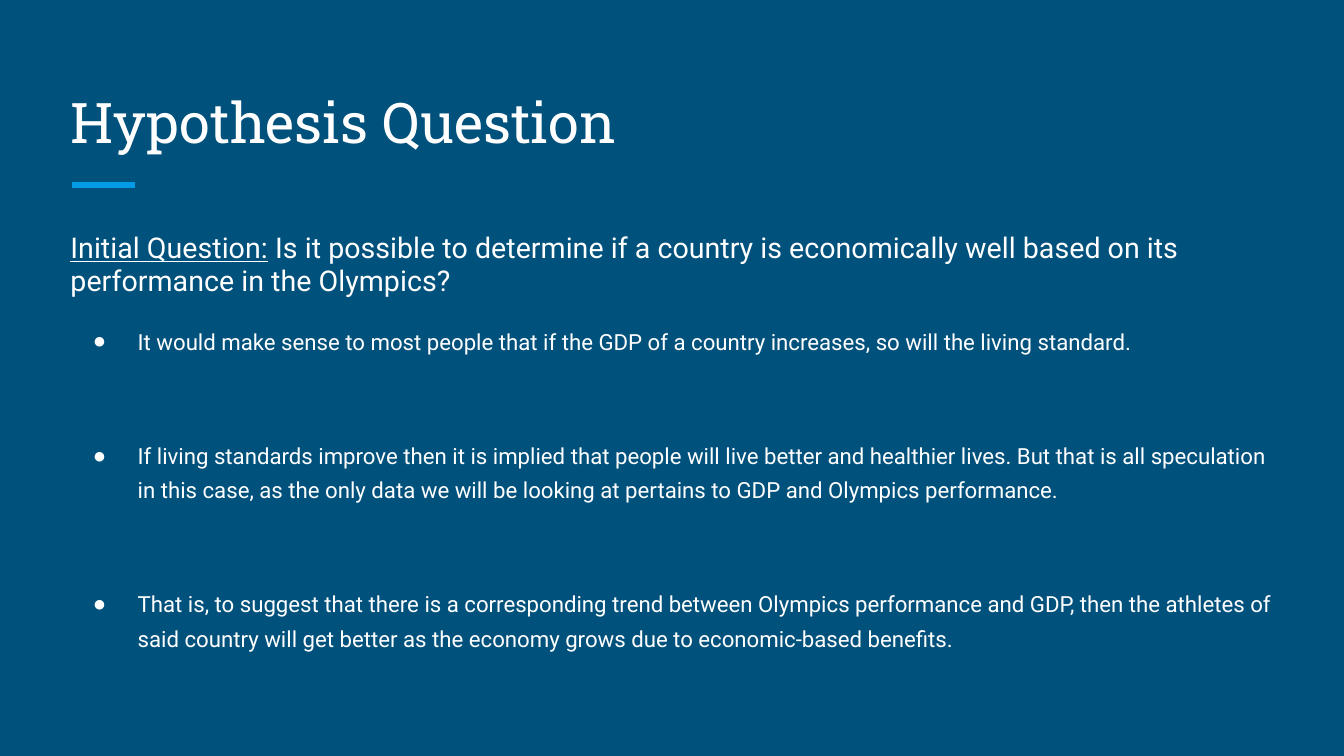
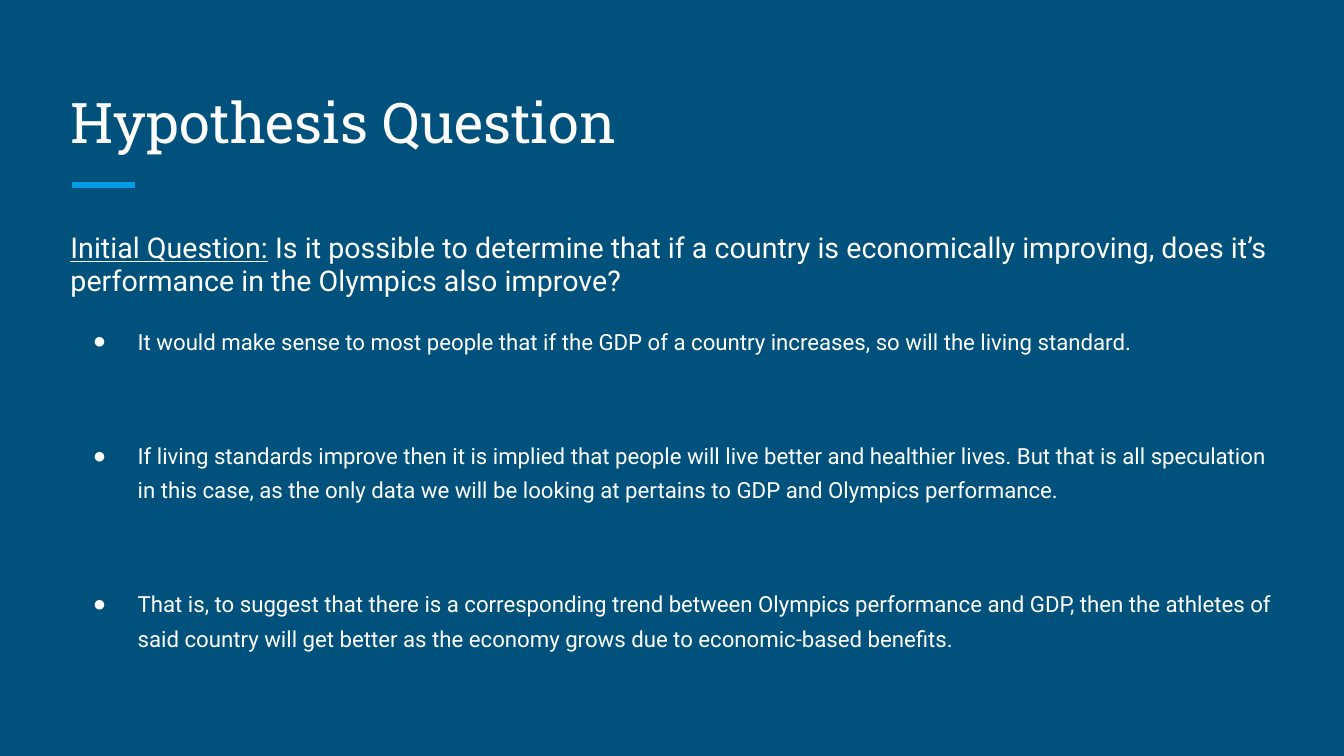
Before and after one commit to JBaconQa/cs2704project, a slide deck: slide 3 of cs2704proposal.pptx. Drawn at 1344x756 pixels with LibreOffice and Linux fonts; fonts in the diff are those of the drawing. Boxes give left, top, right and bottom in pixels: in the first picture for what was removed or moved away, otherwise in the second. Text is boxed around its words. In the diff, an @@ line names an element or a change of style, - is before the commit and + after.

```diff
--- a/cs2704proposal.pptx
+++ b/cs2704proposal.pptx
@@ text at <box>70,236,1266,297</box>: text changed @@
-Initial Question: Is it possible to determine if a country is economically well based on its performance in the Olympics?
+Initial Question: Is it possible to determine that if a country is economically improving, does it’s performance in the Olympics also improve?
```
Also in this commit, not shown: 2 other slides changed, 1 slide added.
